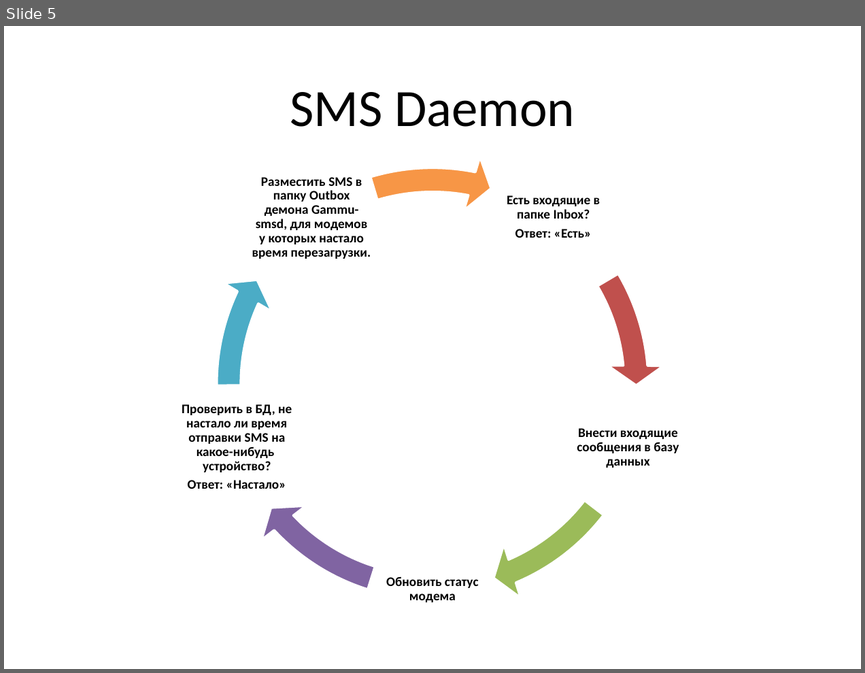
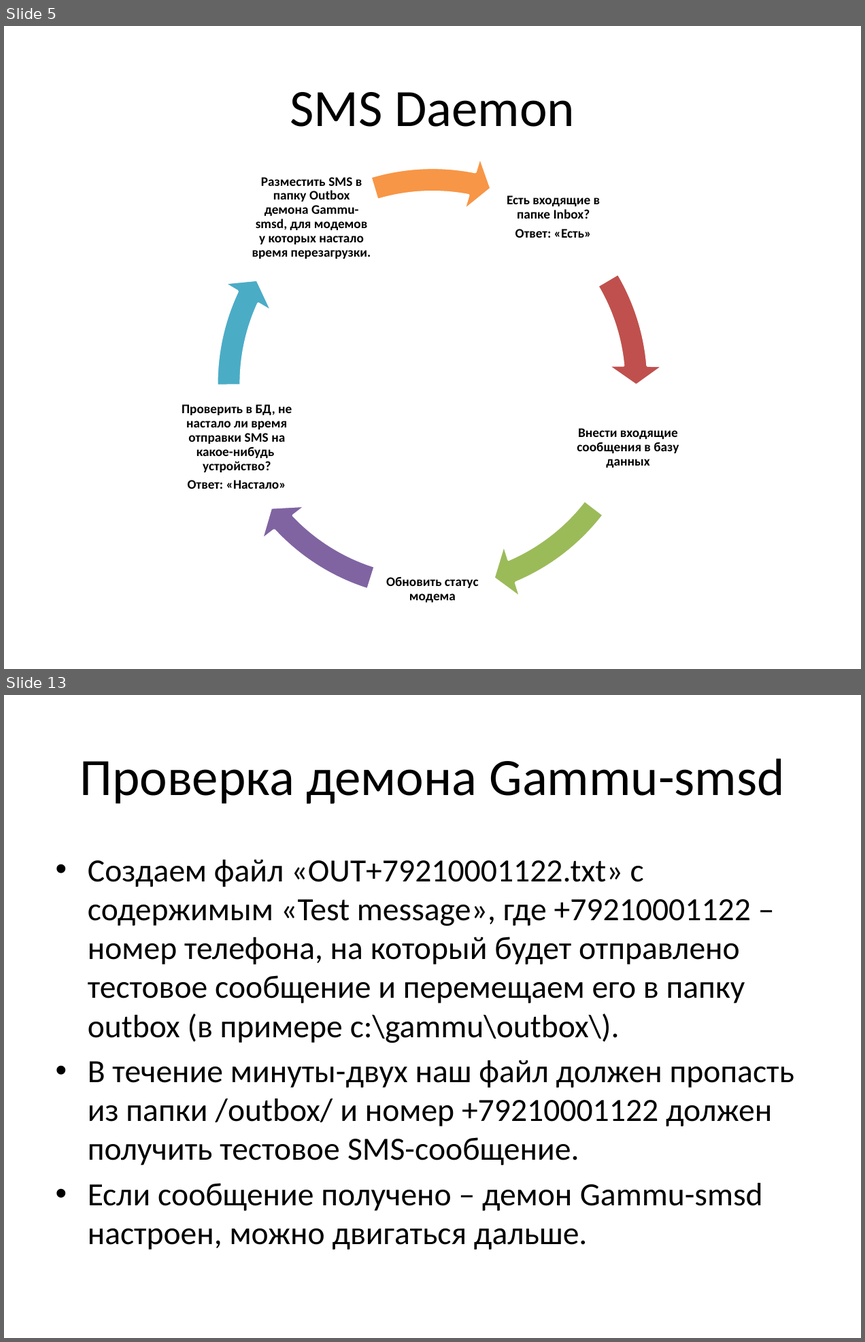
Before and after one commit to humantom88/city_lightning_symphony, a slide deck: doc/SUNO Mmanager.pptx. Shown one above the other, each under a label of ours: slide 5 before the commit, slides 5 and 13 after it; the slides between them are not shown. The pictures are 865x673 and 865x1342 pixels, drawn with LibreOffice and Linux fonts; fonts in the diff are those of the drawing. Boxes give left, top, right and bottom in pixels: in the first picture for what was removed or moved away, otherwise in the second. Text is boxed around its words. In the diff, an @@ line names an element or a change of style, - is before the commit and + after.

```diff
--- a/doc/SUNO Mmanager.pptx
+++ b/doc/SUNO Mmanager.pptx
@@ slide 13 added at (4, 695, 861, 1338), background #FFFFFF @@
@@ title added at (79, 758, 785, 804), 44 pt, text #000000 @@
+Проверка демона Gammu-smsd
@@ text added at (88, 859, 794, 1249), 27.2 pt, text #000000 @@
+• Создаем файл «OUT+79210001122.txt» с содержимым «Test message», где +79210001122 – номер телефона, на который будет отправлено тестовое сообщение и перемещаем его в папку outbox (в примере c:\gammu\outbox\).
+• В течение минуты-двух наш файл должен пропасть из папки /outbox/ и номер +79210001122 должен получить тестовое SMS-сообщение.
+• Если сообщение получено – демон Gammu-smsd настроен, можно двигаться дальше.
```
Also in this commit, not shown: 1 slide changed, 20 other slides added, 10 other files.
